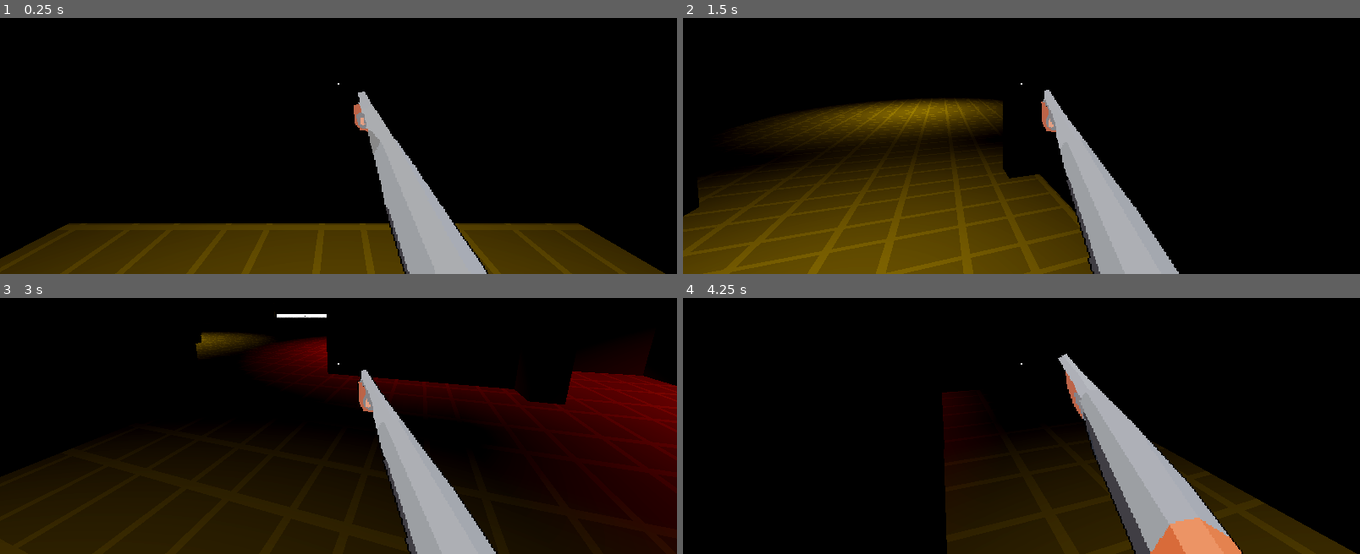
Above: before the commit, frames 1-4 (two rows, left to right).
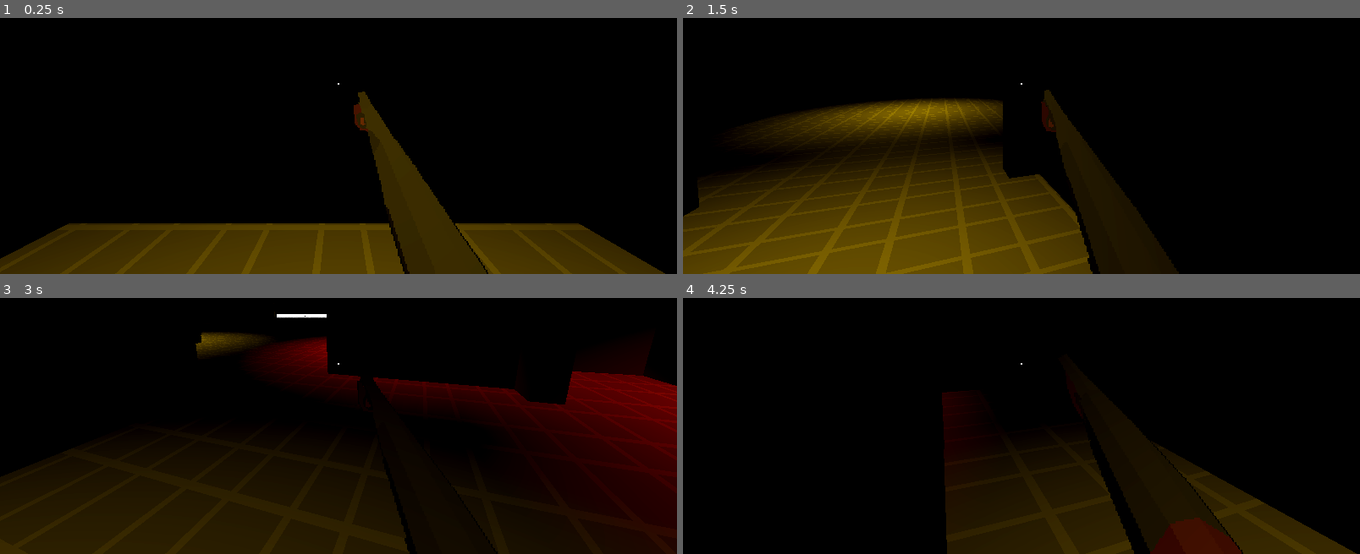
Above: after the commit, the same moments.

Repository: Rain-Gayming/zomboid-like
Game: Godot game, scene res://world/levels/level_3.tscn
Same seed, same stepped clock (60 frames per second), same inputs: the game is played once before the commit and once after it.
Inputs (mouse positions are in pixels of both pictures, inside the frame that each line leads up to):
- Up to frame 1 (0.25 s): no input
- Up to frame 2 (1.5 s): move the mouse to (1055, 82) at 0.52 s; hold W (movement_forward) from 0.53 s (still down); click (1055, 82) at 0.6 s; tap Space (movement_jump) at 0.77 s; move the mouse to (987, 84) at 1.27 s; click (987, 84) at 1.35 s
- Up to frame 3 (3 s): keep holding W (movement_forward); tap Space (movement_jump) at 1.52 s; move the mouse to (352, 356) at 2.02 s; click (352, 356) at 2.1 s; tap Enter at 2.75 s; move the mouse to (331, 369) at 2.77 s; click (331, 369) at 2.85 s
- Up to frame 4 (4.25 s): keep holding W (movement_forward); tap Space (movement_jump) at 3.02, 3.77 s; move the mouse to (1068, 369) at 3.52 s; click (1068, 369) at 3.6 s

The runs differ from the first frame. In frame 1, 4.9% of the frame differs, in the area x 52-72%, y 28-100%; in frame 2, 5.1%; in frame 3, 5.1%; in frame 4, 7.3%, in the area x 55-83%, y 21-100%.

Commit message:
added shadows to the pixel art

Diff:
--- a/entities/scripts/enemy_spawner.gd
+++ b/entities/scripts/enemy_spawner.gd
@@ -12,6 +12,7 @@
 
 func spawn(tag: int):
 	if tag == my_tag and not has_spawned:
+		print("tag found")
 		SignalManager.emit_update_tag(my_tag)
 		has_spawned = true
 		var new_entity = entity_to_spawn.instantiate()
--- a/entities/spawner.tscn
+++ b/entities/spawner.tscn
@@ -1,6 +1,7 @@
-[gd_scene load_steps=6 format=3 uid="uid://dyieebvqet2es"]
+[gd_scene load_steps=7 format=3 uid="uid://dyieebvqet2es"]
 
 [ext_resource type="Script" path="res://entities/scripts/enemy_spawner.gd" id="1_wj0yd"]
+[ext_resource type="PackedScene" uid="uid://byuwl0kp2ej3" path="res://entities/entity.tscn" id="2_8em53"]
 [ext_resource type="Material" uid="uid://s23a1bjtnutc" path="res://shaders/outline_mat.tres" id="2_k0ebf"]
 [ext_resource type="Shader" path="res://shaders/outline.gdshader" id="3_0tyu4"]
 [ext_resource type="ArrayMesh" uid="uid://cv512x11wg0m4" path="res://entities/graphics/humanoid_mesh.obj" id="4_ce1jg"]
@@ -19,6 +20,7 @@
 [node name="spawner" type="Node3D" node_paths=PackedStringArray("spawn_visual")]
 script = ExtResource("1_wj0yd")
 spawn_visual = NodePath("HumanoidMesh")
+entity_to_spawn = ExtResource("2_8em53")
 
 [node name="HumanoidMesh" type="MeshInstance3D" parent="."]
 transform = Transform3D(1, 2.65418e-08, 3.1094e-07, -2.65418e-08, 1, -6.40776e-08, -3.1094e-07, 6.40777e-08, 1, -0.0391245, -0.07305, 0.189924)
--- /dev/null
+++ b/weapons/new_standard_material_3d.tres
@@ -0,0 +1,5 @@
+[gd_resource type="StandardMaterial3D" format=3 uid="uid://dh4gxmmx78t2b"]
+
+[resource]
+transparency = 1
+cull_mode = 1
--- a/weapons/shotgun.tscn
+++ b/weapons/shotgun.tscn
@@ -96,11 +96,24 @@
 
 [node name="AnimatedSprite3D" type="AnimatedSprite3D" parent="."]
 transform = Transform3D(1, 0, 0, 0, 0.856889, 0.515502, 0, -0.515502, 0.856889, 0.211421, 0.205804, 0)
-cast_shadow = 2
+lod_bias = 0.001
+shaded = true
+alpha_cut = 2
 texture_filter = 0
 sprite_frames = SubResource("SpriteFrames_gu62l")
-animation = &"shotgun_shoot"
-frame_progress = 0.55488
+animation = &"shotgun_idle"
+frame_progress = 0.103072
+
+[node name="AnimatedSprite3D2" type="AnimatedSprite3D" parent="."]
+transform = Transform3D(1, 0, 0, 0, 0.856889, 0.515502, 0, -0.515502, 0.856889, 0.211421, -0.0711115, -0.379697)
+cast_shadow = 3
+lod_bias = 0.001
+shaded = true
+alpha_cut = 2
+texture_filter = 0
+sprite_frames = SubResource("SpriteFrames_gu62l")
+animation = &"shotgun_idle"
+frame_progress = 0.648177
 
 [node name="audio" type="Node3D" parent="."]
 
--- a/world/levels/level_3.tscn
+++ b/world/levels/level_3.tscn
@@ -13,7 +13,6 @@
 [ext_resource type="Script" path="res://player/player_movement.gd" id="10_yr07e"]
 [ext_resource type="ArrayMesh" uid="uid://cv512x11wg0m4" path="res://entities/graphics/humanoid_mesh.obj" id="11_hs2y3"]
 [ext_resource type="Shader" path="res://shaders/outline.gdshader" id="12_hpoon"]
-[ext_resource type="PackedScene" uid="uid://byuwl0kp2ej3" path="res://entities/entity.tscn" id="12_wwm38"]
 [ext_resource type="Script" path="res://player/camera.gd" id="13_jgag0"]
 [ext_resource type="PackedScene" uid="uid://dlj4u2fwgy5s5" path="res://weapons/shotgun.tscn" id="14_cddmj"]
 [ext_resource type="PackedScene" uid="uid://c2aejhuog02yj" path="res://entities/spawn_region.tscn" id="16_8b0kv"]
@@ -136,6 +135,7 @@
 [node name="DirectionalLight3D" type="DirectionalLight3D" parent="."]
 transform = Transform3D(-0.866023, -0.433016, 0.250001, 0, 0.499998, 0.866027, -0.500003, 0.749999, -0.43301, 0, 0, 0)
 shadow_enabled = true
+shadow_bias = 0.0
 
 [node name="player" type="Node3D" parent="."]
 
@@ -840,15 +840,12 @@
 
 [node name="spawner_0_1" parent="enemy_spawners" instance=ExtResource("1_1ggj3")]
 transform = Transform3D(0.5, 2.11758e-22, -0.866025, -7.10543e-15, 1, 1.42109e-14, 0.866025, -4.56255e-15, 0.5, 25.7845, 0.5799, -4.91449)
-entity_to_spawn = ExtResource("12_wwm38")
 
 [node name="spawner_0_2" parent="enemy_spawners" instance=ExtResource("1_1ggj3")]
 transform = Transform3D(0.5, 1.42109e-14, -0.866025, -1.42109e-14, 1, 2.84217e-14, 0.866025, 2.54287e-15, 0.5, 27.0845, 0.5799, 5.88551)
-entity_to_spawn = ExtResource("12_wwm38")
 
 [node name="spawner_0_3" parent="enemy_spawners" instance=ExtResource("1_1ggj3")]
 transform = Transform3D(0.866025, 2.54287e-15, 0.5, -2.84217e-14, 1, 5.68434e-14, -0.5, -1.42109e-14, 0.866025, 9.58452, 0.5799, -7.11449)
-entity_to_spawn = ExtResource("12_wwm38")
 
 [node name="spawner_1_1" parent="enemy_spawners" instance=ExtResource("1_1ggj3")]
 transform = Transform3D(0.5, 0, -0.866025, -7.10543e-15, 1, 1.42109e-14, 0.866025, -4.56255e-15, 0.5, 25.4845, 0.5799, -40.0145)
Not shown: 1 places in world/levels/level_3.tscn that only renumber resources
